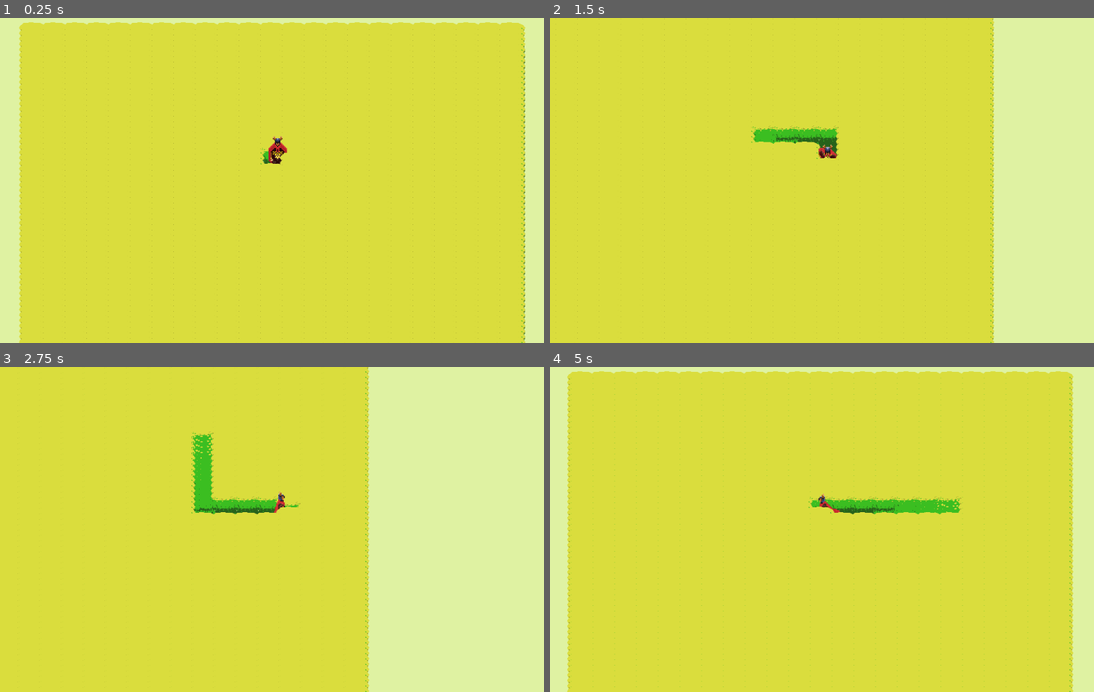
Above: before the commit, frames 1-4 (two rows, left to right).
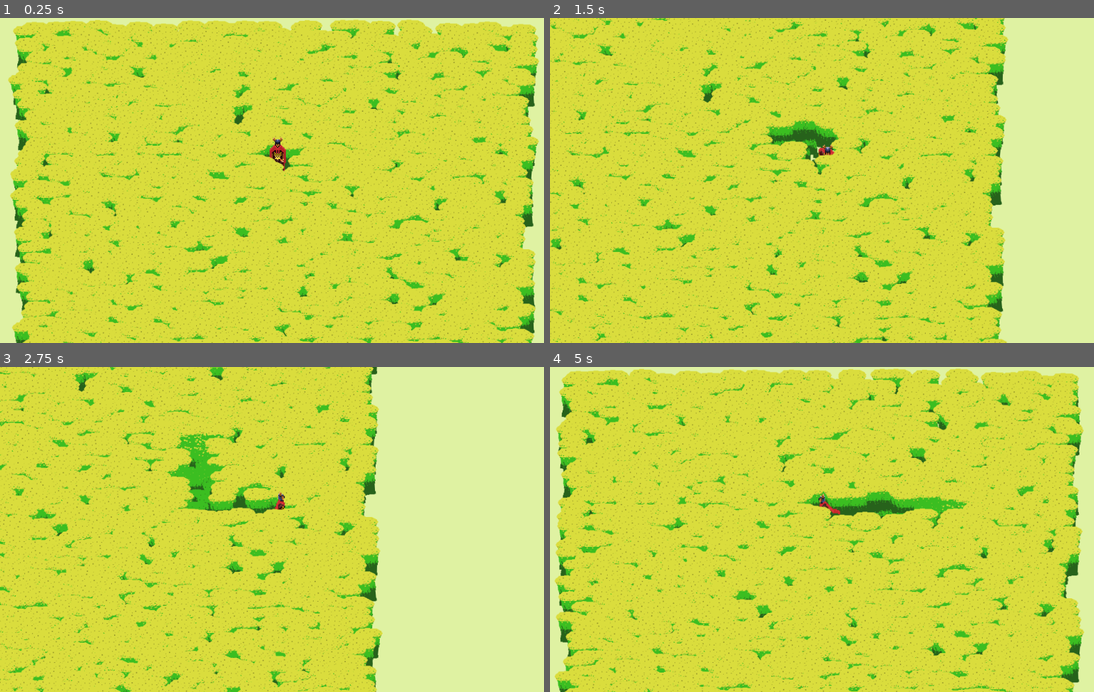
Above: after the commit, the same moments.

Repository: belzecue/godotdemos_grassy-demo
Game: Godot game, scene res://Main.tscn
Same seed, same stepped clock (60 frames per second), same inputs: the game is played once before the commit and once after it.
Inputs:
- Up to frame 1 (0.25 s): no input
- Up to frame 2 (1.5 s): hold D (right) 0.53-1.28 s; hold Down (down) from 1.28 s (still down)
- Up to frame 3 (2.75 s): release Down (down) at 2.03 s; hold D (right) from 2.03 s (still down)
- Up to frame 4 (5 s): release D (right) at 2.78 s; hold W (up) 2.78-3.53 s; hold A (left) from 3.53 s (still down)

The runs differ from the first frame. In frame 1, 14% of the frame differs, in the area x 1-100%, y 0-100%; in frame 2, 12%; in frame 3, 10%; in frame 4, 15%, in the area x 0-99%, y 0-100%.

Commit message:
Add randomness to the grass

Diff:
--- a/Grass.tscn
+++ b/Grass.tscn
@@ -52,7 +52,9 @@
 } ]
 
 [sub_resource type="ShaderMaterial" id=11]
+resource_local_to_scene = true
 shader = ExtResource( 3 )
+shader_param/offset = 0.5
 
 [sub_resource type="AtlasTexture" id=10]
 flags = 4
--- a/Main.gd
+++ b/Main.gd
@@ -1,21 +1,39 @@
+"""
+Places grass.
+"""
 extends Node2D
 
 var Grass = load("res://Grass.tscn")
 
-
+# Place one grass node
 func place_grass(x: int, y: int) -> void:
+	# make some grass
 	var grass = Grass.instance()
-	grass.position = Vector2(x,y)
+	# put it at x,y with some randomness added
+	grass.position = Vector2(x + rand_range(-20.0, 20.0),y + rand_range(-5.0,5.0))
+	# set an offset to the shader so not all the grass is swaying in the same direction
+	grass.get_node("Grown").material.set_shader_param("offset", float(x * y))
+	# add it to the scene
 	$YSort.add_child(grass)
 
+# Place a rectangle of grass nodes
 func place_patch(from: Vector2, to: Vector2) -> void:
 	for x in range(from.x, to.x):
+		# loop from left to right
 		if x % 40 != 0:
+			# x % 40 returns the remainder after devision
+			# eg. 44 % 40 = 4, 85 % 40 = 5, 26 % 40 = 26
+			# x % 40 == 0 is only true on multiples of 40 (0, 40, 80, 120, etc)
+			# by continuing on x % 40 != 0 we skip all except the above xs ^
 			continue
 		for y in range(from.y, to.y):
+			# loop from top to bottom
 			if y % 10 != 0:
 				continue
+			# place grass at this position
 			place_grass(x,y)
 
+# called when the game is started
 func _ready() -> void:
+	# Make a rectangle (square) of grass
 	place_patch(Vector2(50,50), Vector2(1000,1000))
--- a/Player.tscn
+++ b/Player.tscn
@@ -139,5 +139,5 @@
 position = Vector2( 0, -40 )
 frames = SubResource( 22 )
 animation = "Idle"
-frame = 1
+frame = 3
 playing = true
--- a/sway.shader
+++ b/sway.shader
@@ -1,5 +1,7 @@
 shader_type canvas_item;
 
+uniform float offset = 0.5;
+
 void vertex() {
-	VERTEX.x += cos(TIME * 0.5) * (VERTEX.y - 38.0) * 0.08;
+	VERTEX.x += cos((TIME + offset) * 0.5) * (VERTEX.y - 38.0) * 0.1;
 }
Binary file changed: assets/grass.png
